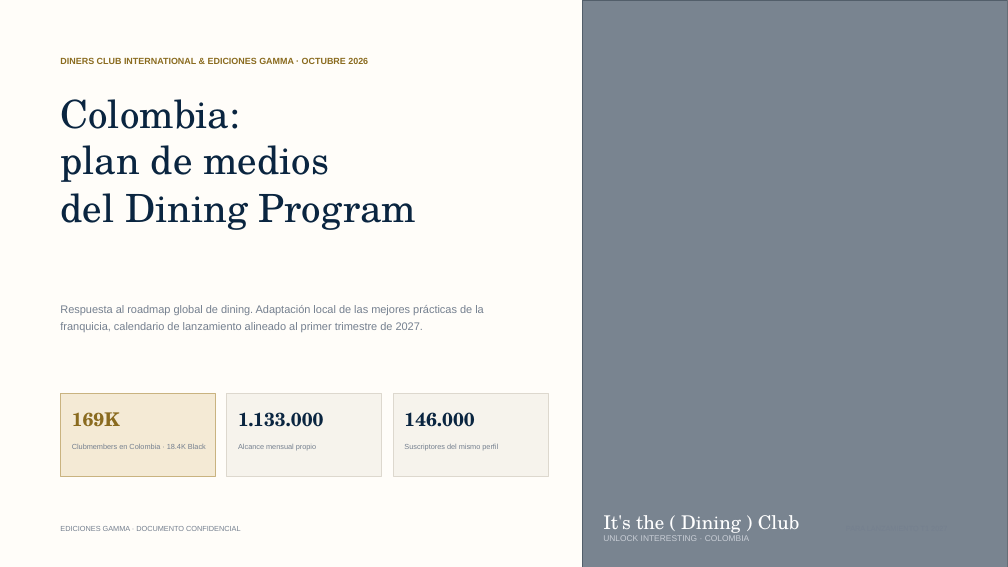
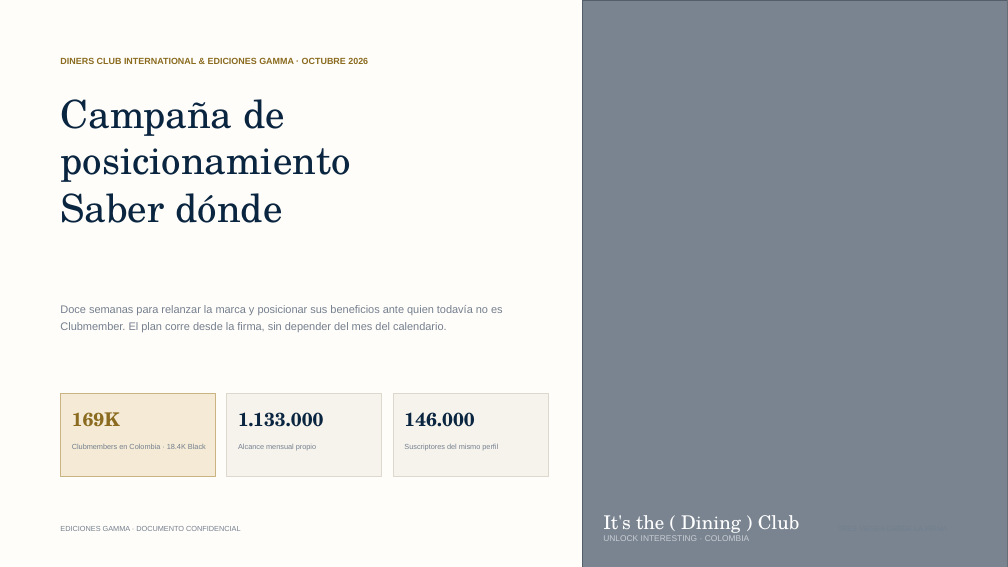
Before and after one commit to carolinarvera/relanzamiento-dci, a slide deck: slide 1 of 03 - Unidades de Negocio/Diners/Alianza-DCI/Plan-Medios-Colombia-DCI.pptx. Drawn at 1008x567 pixels with LibreOffice and Linux fonts; fonts in the diff are those of the drawing; grey boxes stand for pictures. Boxes give left, top, right and bottom in pixels: in the first picture for what was removed or moved away, otherwise in the second. Text is boxed around its words. In the diff, an @@ line names an element or a change of style, - is before the commit and + after.

```diff
--- a/03 - Unidades de Negocio/Diners/Alianza-DCI/Plan-Medios-Colombia-DCI.pptx
+++ b/03 - Unidades de Negocio/Diners/Alianza-DCI/Plan-Medios-Colombia-DCI.pptx
@@ text at box(60, 99, 351, 223): text changed @@
-Colombia:
-plan de medios
-del Dining Program
+Campaña de
+posicionamiento
+Saber dónde
@@ text at box(60, 305, 503, 332): text changed @@
-Respuesta al roadmap global de dining. Adaptación local de las mejores prácticas de la franquicia, calendario de lanzamiento alineado al primer trimestre de 2027.
+Doce semanas para relanzar la marca y posicionar sus beneficios ante quien todavía no es Clubmember. El plan corre desde la firma, sin depender del mes del calendario.
```
Also in this commit, not shown: 4 other slides changed, 3 other files.
